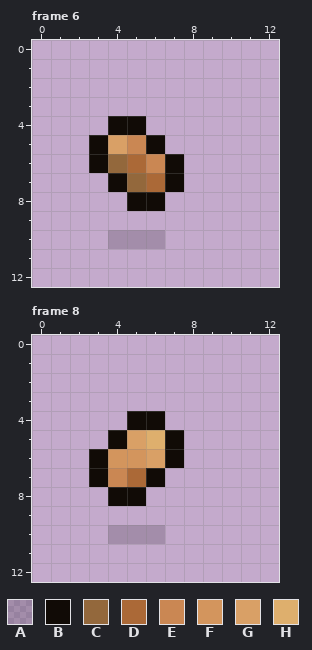
Two versions of one pixel-art file, ressources/candy/idle/peanut-small-idle.aseprite. Above: the version before the commit.
13x13 pixels, 8 frames. Colours within 5 levels of each other are drawn and written as one. Shown: frame 6, frame 8. The commit also changed other frames, which this record leaves out.
Palette (. is transparent): A #0000002b  B #110b06  C #93683c  D #ab6937  E #ca8753  F #d3955d  G #d9a066  H #deaf6d
Now the later version:
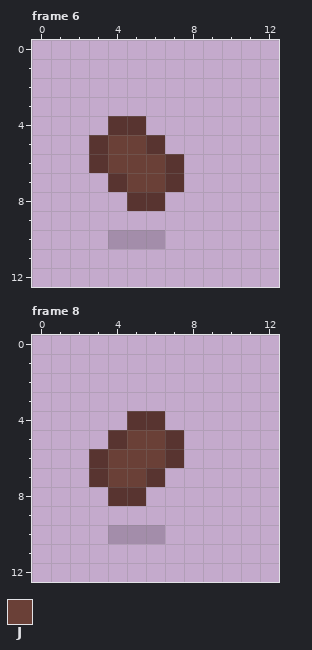
Colours new in this view: J #6a4037
Diff:
layer "red" opacity 69% added
layer "black" opacity 69% added
Colour B changes from #110b06 to #583430.
Frame 6, layer "black":
Colour J replaces colour C in row 6 at x 4; in row 7 at x 5.
Colour J replaces colour D in row 6 at x 5; in row 7 at x 6.
Colour J replaces colour E in row 5 at x 5; in row 6 at x 6.
Colour J replaces colour G in row 5 at x 4.
Frame 8, layer "black":
Colour J replaces colour D in row 7 at x 5.
Colour J replaces colour E in row 7 at x 4.
Colour J replaces colour F in row 6 at x 4 to 5.
Colour J replaces colour G in row 5 at x 5; in row 6 at x 6.
Colour J replaces colour H in row 5 at x 6.
